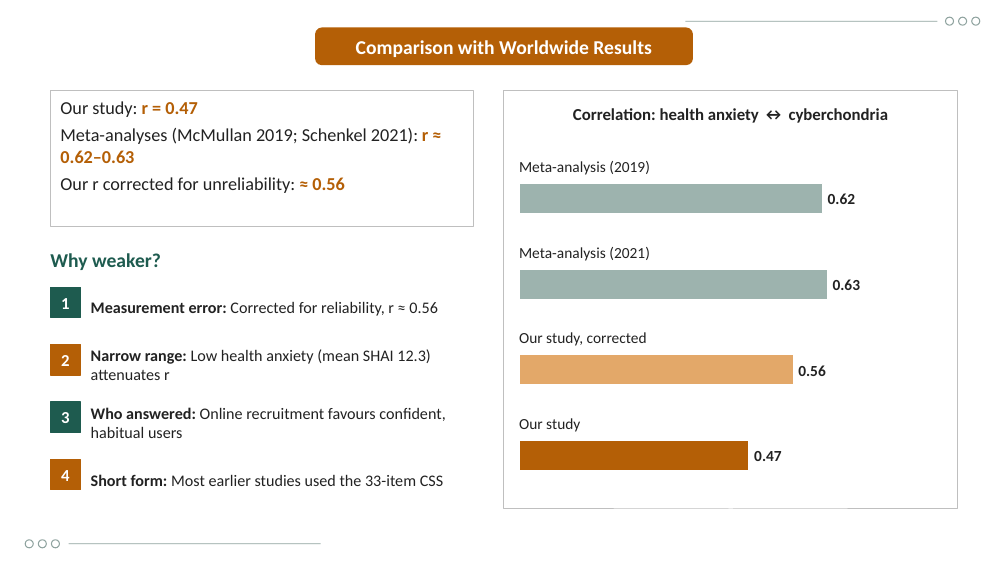
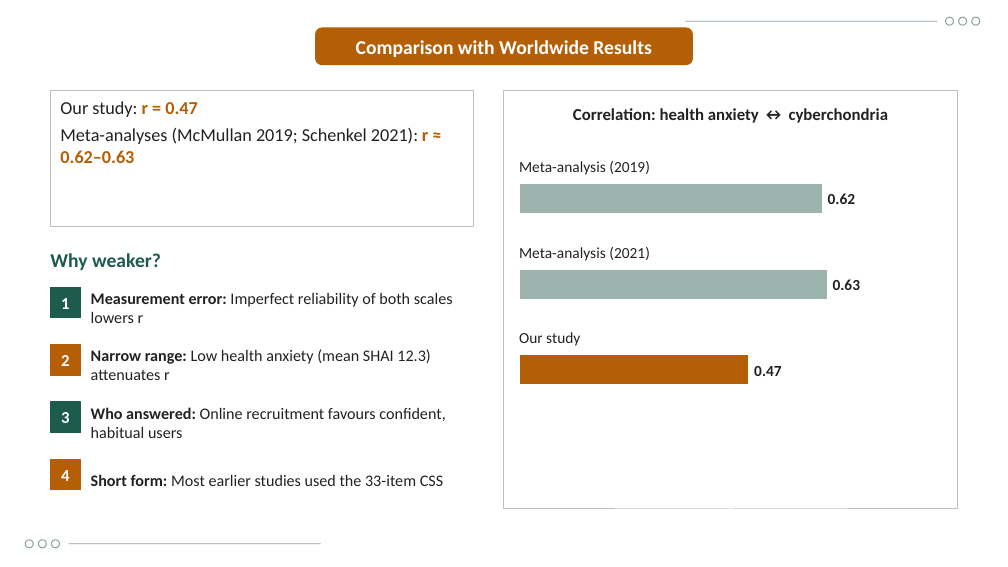
Before and after one commit to Yaseen279/History-Exam, a slide deck: slide 26 of research/output/study/Defence_Presentation_UOBCOM.pptx. Drawn at 1008x567 pixels with LibreOffice and Linux fonts; fonts in the diff are those of the drawing; background and template pictures are left out. Boxes give left, top, right and bottom in pixels: in the first picture for what was removed or moved away, otherwise in the second. Text is boxed around its words. In the diff, an @@ line names an element or a change of style, - is before the commit and + after.

```diff
--- a/research/output/study/Defence_Presentation_UOBCOM.pptx
+++ b/research/output/study/Defence_Presentation_UOBCOM.pptx
@@ text at (60, 177, 344, 193): paragraph removed @@
-Our r corrected for unreliability: ≈ 0.56
@@ text at (91, 292, 453, 323): text changed @@
-Measurement error: Corrected for reliability, r ≈ 0.56
+Measurement error: Imperfect reliability of both scales lowers r
@@ text at (519, 332, 580, 346): text changed @@
-Our study, corrected
+Our study
@@ rectangle: place and size @@
-rectangle at (519, 355, 793, 385)
+rectangle at (519, 355, 749, 385)
@@ rectangle at (519, 355, 749, 385): fill #E3A869 to #B45F06 @@
@@ text at (754, 366, 782, 376): text changed @@
-0.56
+0.47
@@ text removed at (519, 418, 580, 432) @@
-Our study
@@ rectangle removed at (519, 440, 749, 471) @@
@@ text removed at (754, 451, 782, 461) @@
-0.47
```
Also in this commit, not shown: 12 other slides changed, 14 other files.
